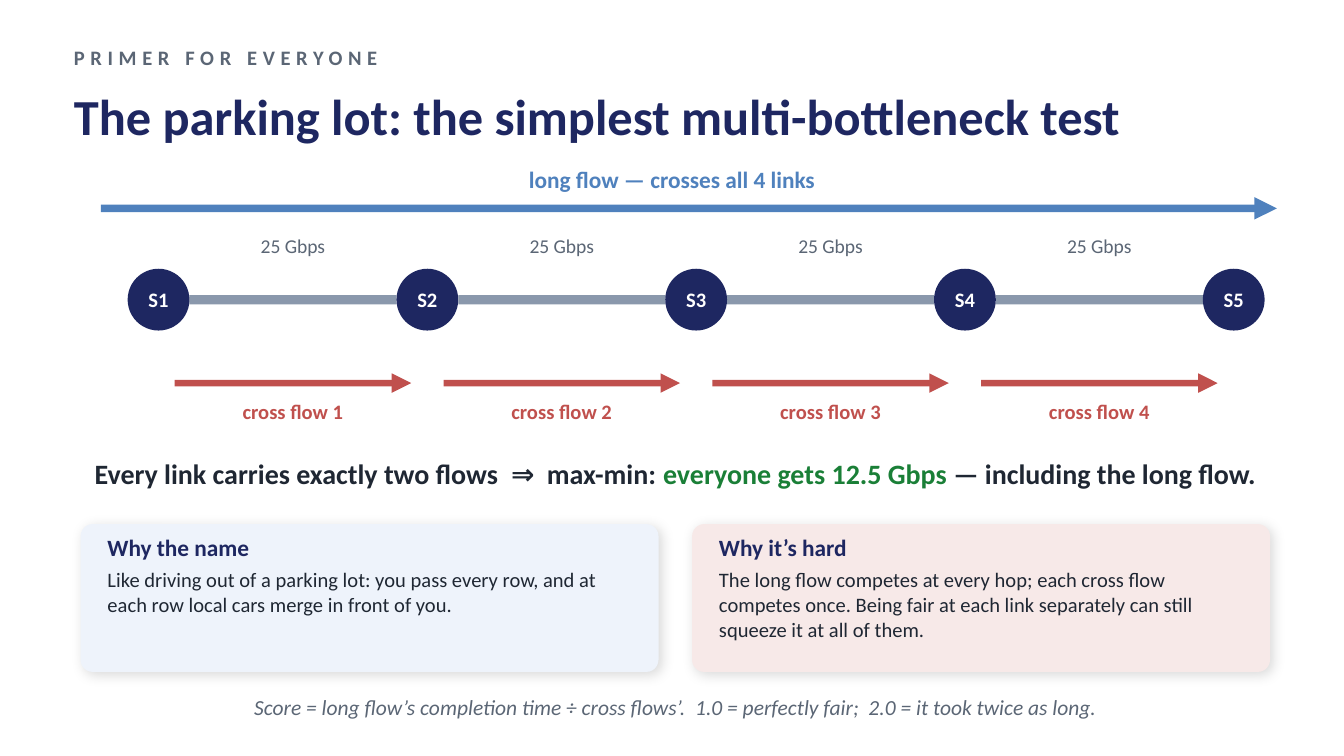
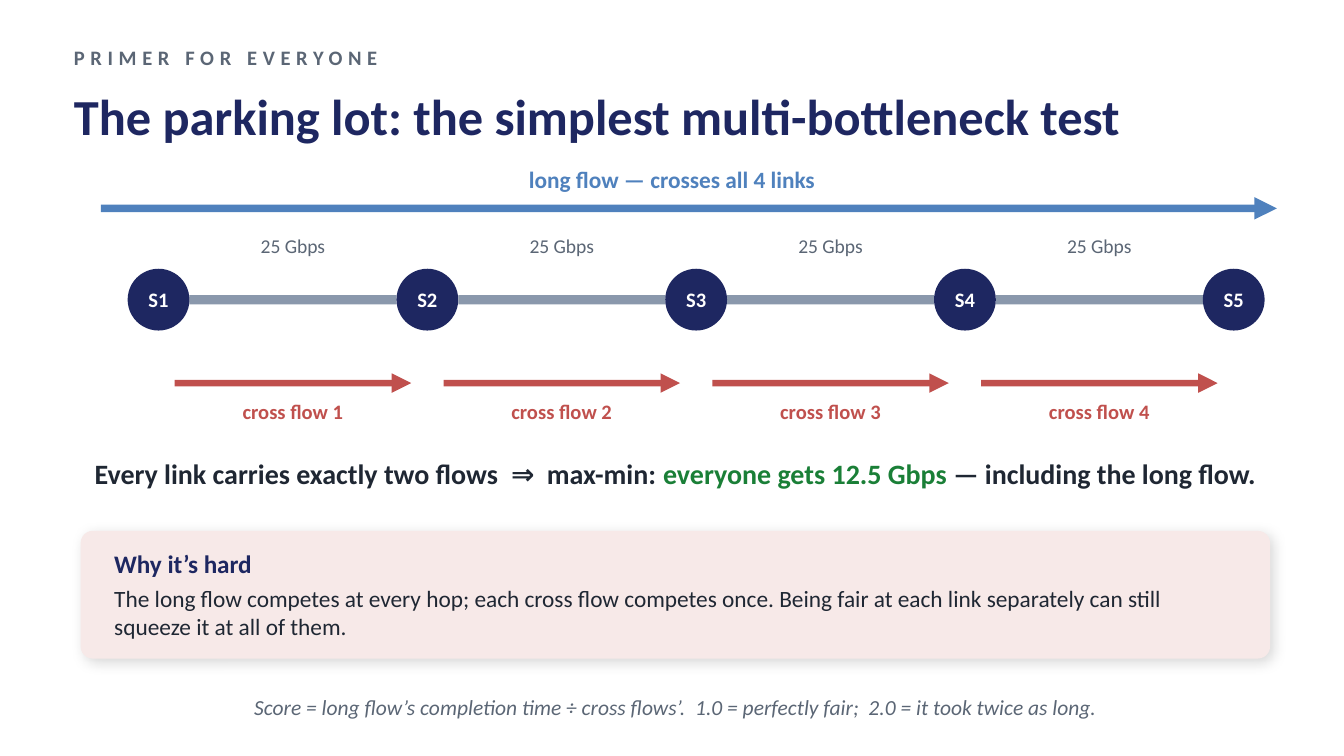
Before and after one commit to UNOCourseDemo/hpcc-fs, a slide deck: slide 5 of examples/hpcc/hpcc-fs/talk/ipccc2026-talk.pptx. Drawn at 1344x756 pixels with LibreOffice and Linux fonts; fonts in the diff are those of the drawing. Boxes give left, top, right and bottom in pixels: in the first picture for what was removed or moved away, otherwise in the second. Text is boxed around its words. In the diff, an @@ line names an element or a change of style, - is before the commit and + after.

```diff
--- a/examples/hpcc/hpcc-fs/talk/ipccc2026-talk.pptx
+++ b/examples/hpcc/hpcc-fs/talk/ipccc2026-talk.pptx
@@ rounded rectangle resized from (x1=81, y1=524, x2=659, y2=672) to (x1=81, y1=531, x2=1270, y2=659) @@
@@ rounded rectangle at (x1=81, y1=531, x2=1270, y2=659): fill #EEF3FB to #F7E9E8; proportions changed @@
@@ text removed at (x1=107, y1=539, x2=596, y2=616) @@
-Why the name
-Like driving out of a parking lot: you pass every row, and at each row local cars merge in front of you.
@@ text "Why it’s hard" moved from (x1=719, y1=539, x2=1193, y2=641) to (x1=114, y1=555, x2=1161, y2=639) @@
@@ text "Why it’s hard" at (x1=114, y1=555, x2=1161, y2=639): size 12.5 to 13.5 pt in "Why it’s hard"; size 11 to 12.5 pt; vertical alignment top to middle @@
@@ rounded rectangle removed at (x1=692, y1=524, x2=1270, y2=672) @@
```
Also in this commit, not shown: 1 other slide changed, 3 slides added, 1 slide removed, 5 other files.
